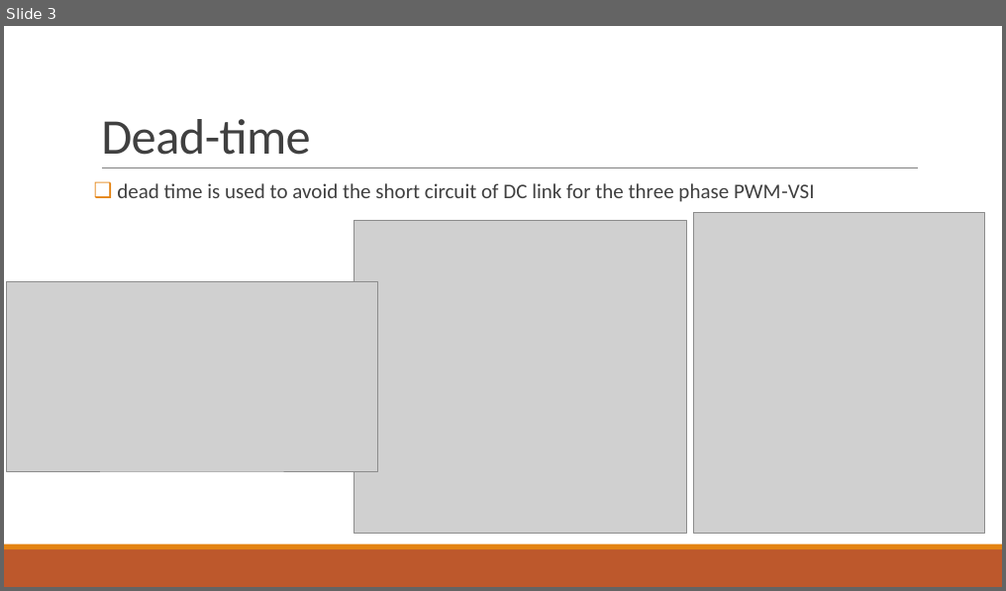
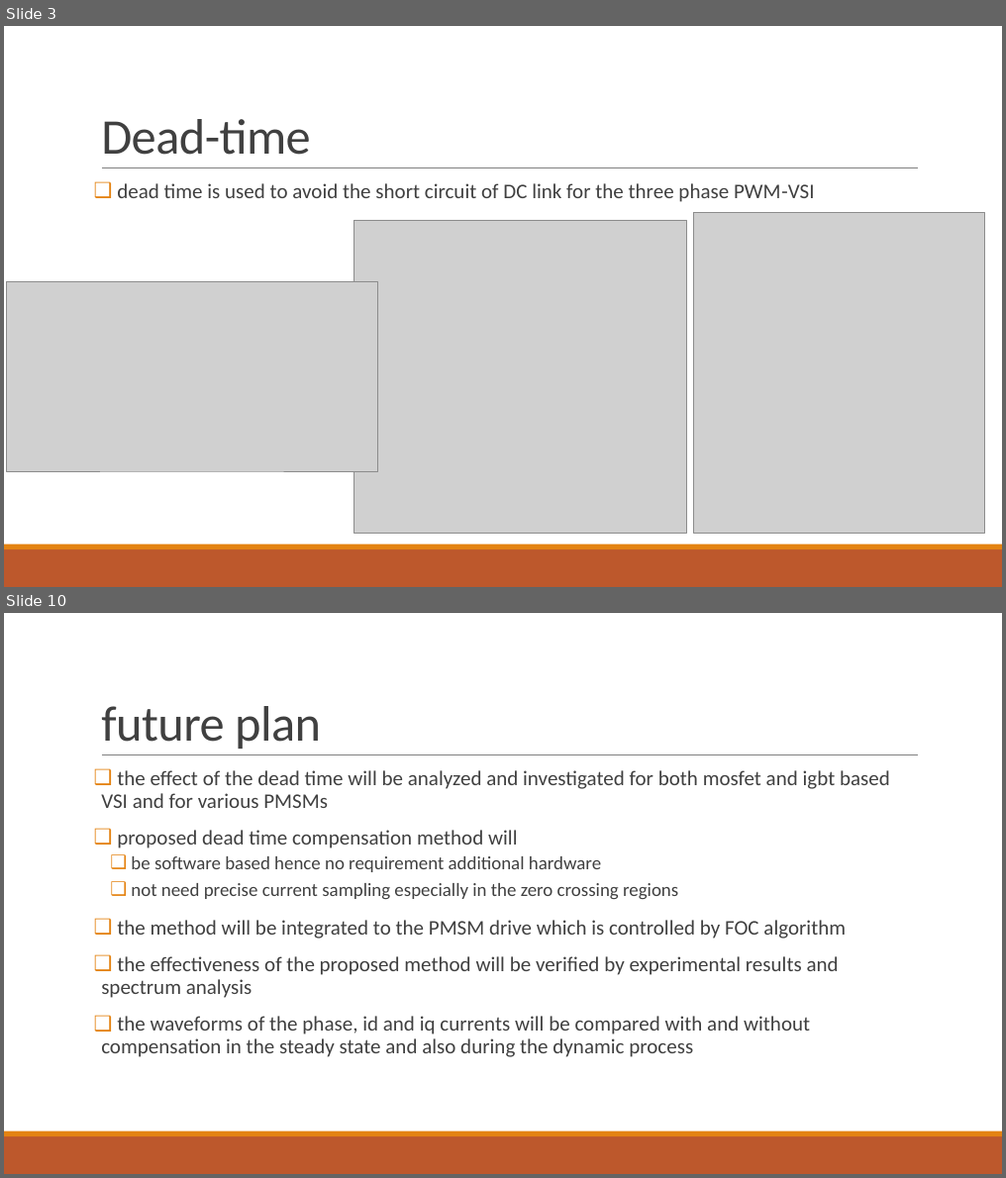
Before and after one commit to hyuruk/doktora, a slide deck: tik/tikMay2018.pptx. Shown one above the other, each under a label of ours: slide 3 before the commit, slides 3 and 10 after it; the slides between them are not shown. The pictures are 1006x591 and 1006x1178 pixels, drawn with LibreOffice and Linux fonts; fonts in the diff are those of the drawing; grey boxes stand for pictures. Boxes give left, top, right and bottom in pixels: in the first picture for what was removed or moved away, otherwise in the second. Text is boxed around its words. In the diff, an @@ line names an element or a change of style, - is before the commit and + after.

```diff
--- a/tik/tikMay2018.pptx
+++ b/tik/tikMay2018.pptx
@@ slide 10 added at [4,613,1002,1174], background #FFFFFF; not listed: 3 template elements that a slide beside it also shows @@
@@ title added at [101,706,321,749], 48 pt, text #404040 @@
+future plan
@@ text added at [101,770,890,1058], 20 pt, text #404040 @@
+❑ the effect of the dead time will be analyzed and investigated for both mosfet and igbt based VSI and for various PMSMs
+❑ proposed dead time compensation method will
+  ❑ be software based hence no requirement additional hardware
+  ❑ not need precise current sampling especially in the zero crossing regions
+❑ the method will be integrated to the PMSM drive which is controlled by FOC algorithm
+❑ the effectiveness of the proposed method will be verified by experimental results and spectrum analysis
+❑ the waveforms of the phase, id and iq currents will be compared with and without compensation in the steady state and also during the dynamic process
```
Also in this commit, not shown: 2 slides changed, 4 other slides added.
